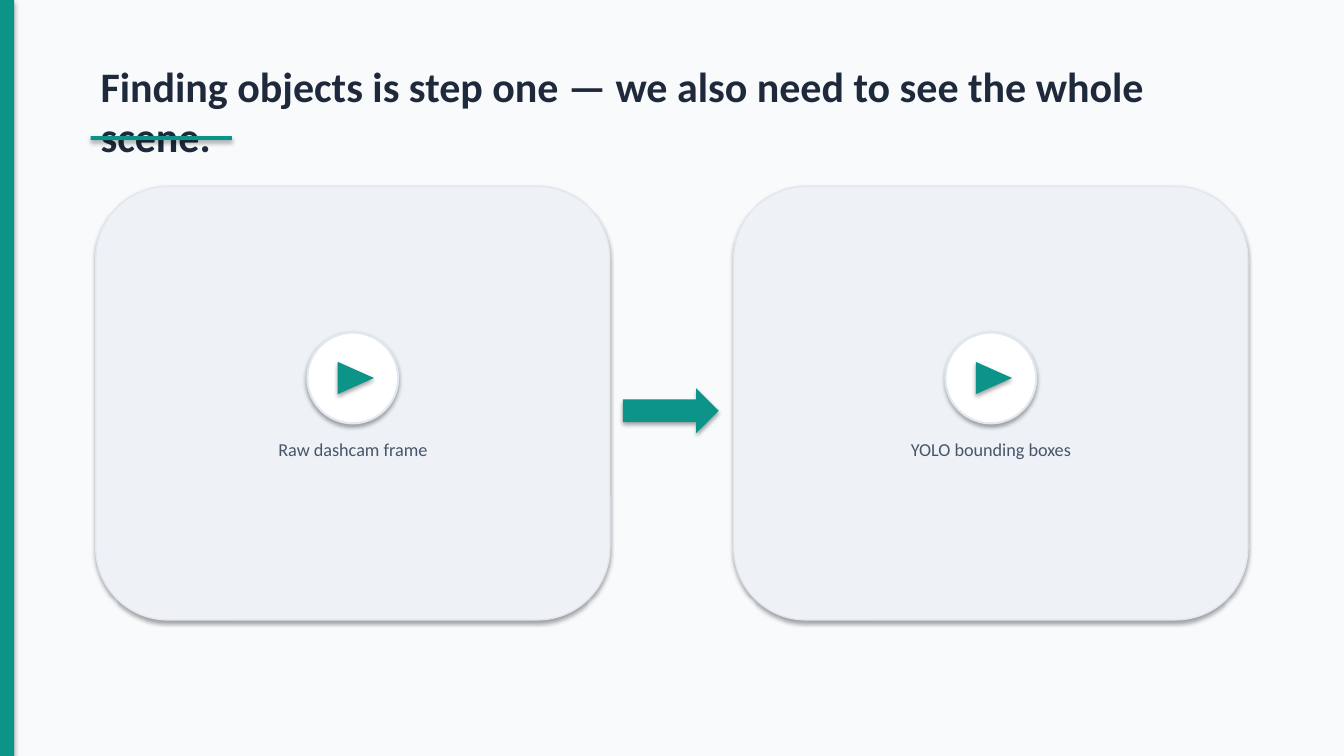
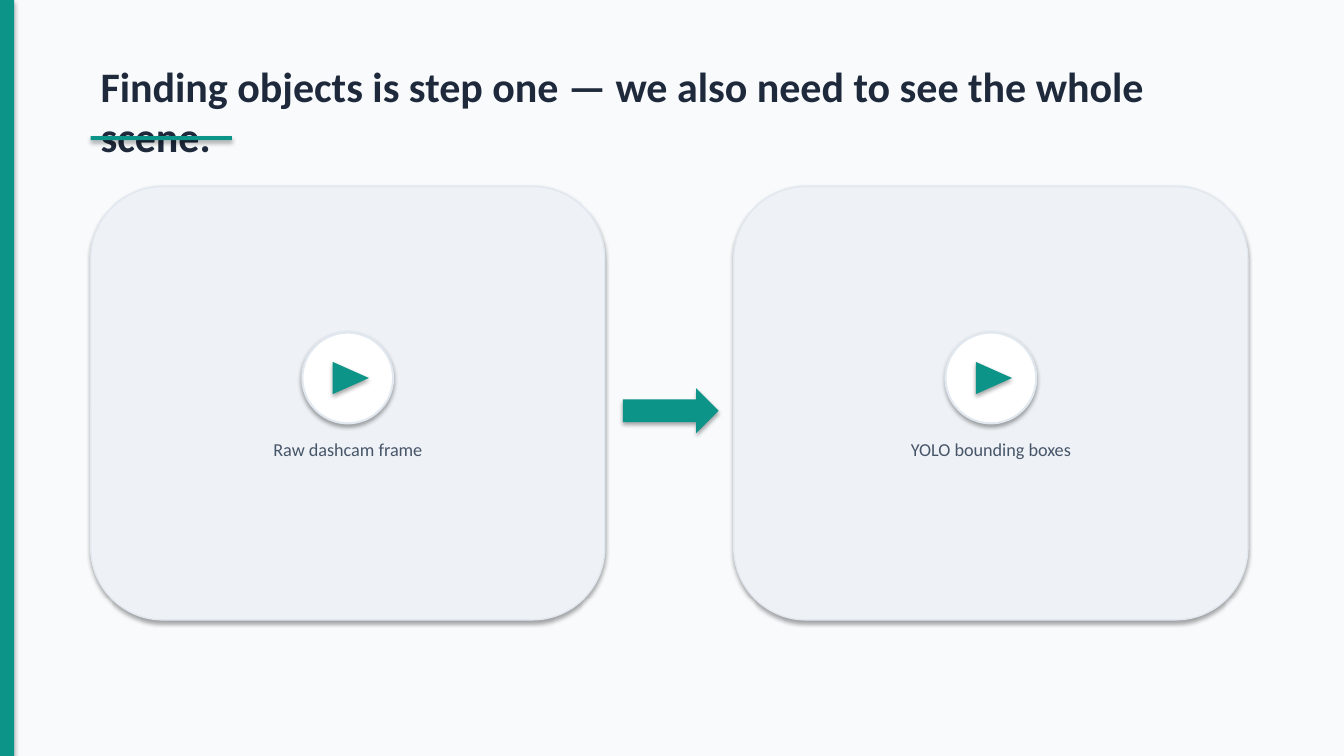
Before and after one commit to dydy2010/computer_vision_hslu_2026, a slide deck: slide 4 of Computer_Vision_Presentation.pptx. Drawn at 1344x756 pixels with LibreOffice and Linux fonts; fonts in the diff are those of the drawing. Boxes give left, top, right and bottom in pixels: in the first picture for what was removed or moved away, otherwise in the second. Text is boxed around its words. In the diff, an @@ line names an element or a change of style, - is before the commit and + after.

```diff
--- a/Computer_Vision_Presentation.pptx
+++ b/Computer_Vision_Presentation.pptx
@@ 1 text, 1 rounded rectangle, 1 ellipse, 1 triangle: place and size @@
-1 text, 1 rounded rectangle, 1 ellipse, 1 triangle at bbox=[96, 187, 610, 620]
+1 text, 1 rounded rectangle, 1 ellipse, 1 triangle at bbox=[91, 187, 605, 620]
```
Also in this commit, not shown: 6 other slides changed, 12 other files.
